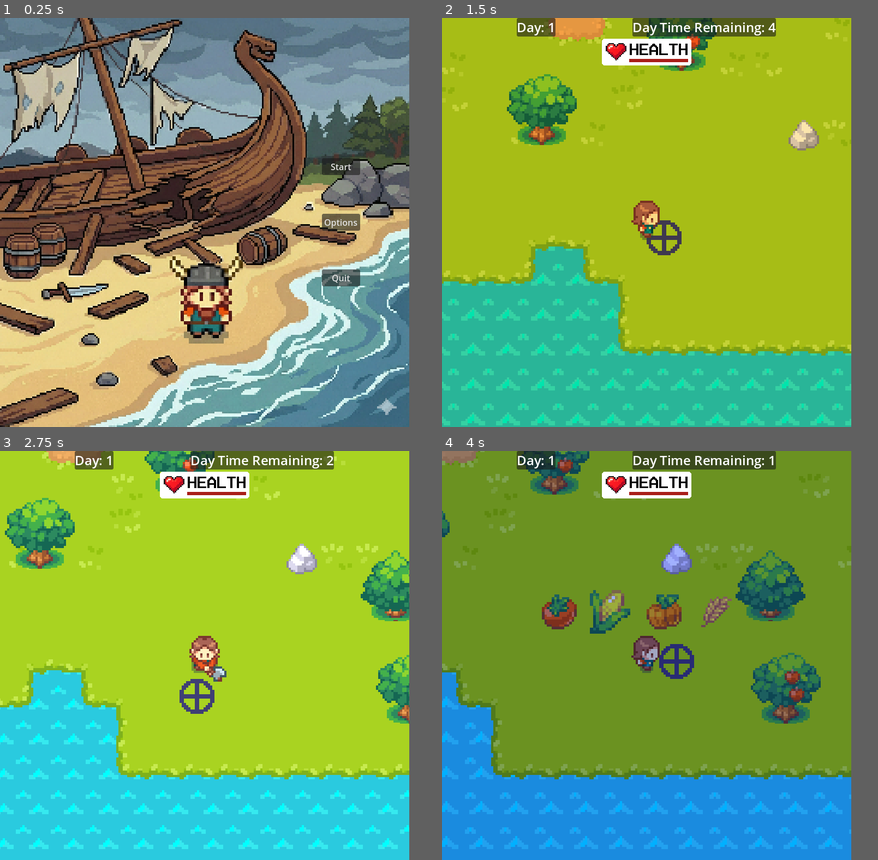
Above: before the commit, frames 1-4 (two rows, left to right).
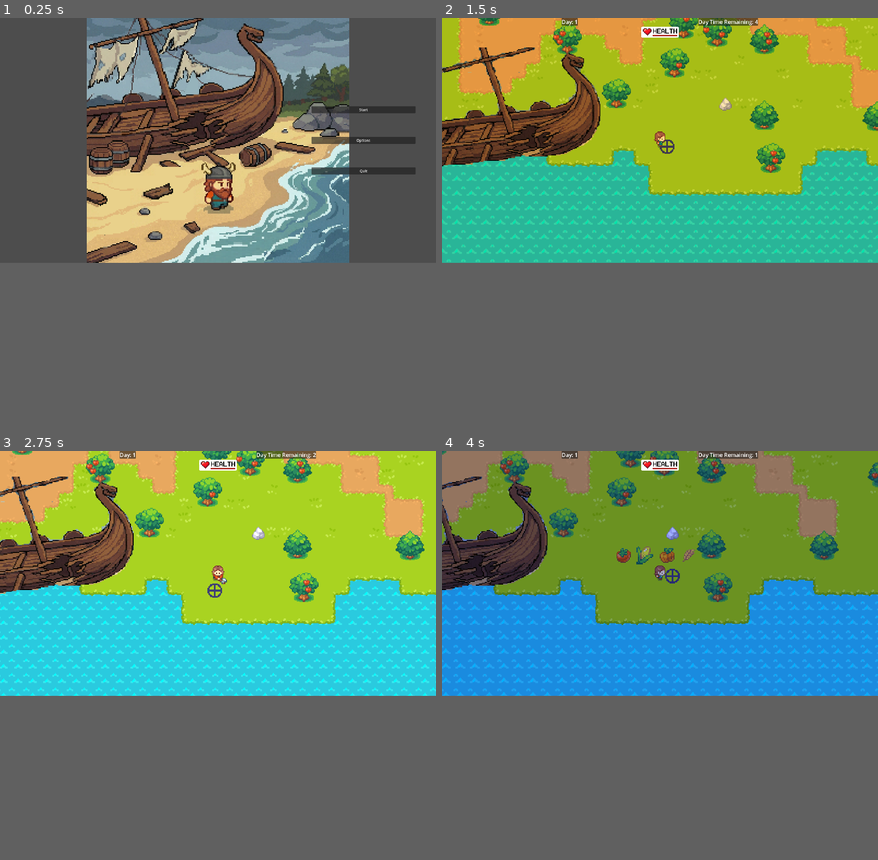
Above: after the commit, the same moments.

Repository: Offshoots/Survival-Game-Test
Game: Godot game, scene res://scenes/ui/main_menu_ui.tscn
Same seed, same stepped clock (60 frames per second), same inputs: the game is played once before the commit and once after it.
Inputs:
- Up to frame 1 (0.25 s): no input
- Up to frame 2 (1.5 s): click "Start" at 0.5 s; hold D (right) from 1.28 s (still down); tap H (Heal) at 1.35 s
- Up to frame 3 (2.75 s): release D (right) at 2.03 s; hold S (down) from 2.03 s (still down); tap Space (action) at 2.1 s
- Up to frame 4 (4 s): release S (down) at 2.78 s; hold D (right) 2.78-3.53 s; tap B (build) at 2.85 s; hold C (seed_forward) from 3.53 s (still down); tap Tab (day_change) at 3.6 s
The window is 750x750 before the commit and 799x449 after it. Grey fills any space a smaller window leaves; there, only what the larger window draws over its background counts as a difference.

The runs differ from the first frame. In frame 1, 75% of the frame differs, in the area x 0-96%, y 0-100%; in frame 2, 57%; in frame 3, 57%; in frame 4, 56%.

Commit message:
1_26_2025
Updated Title screen background pixel art.

Diff:
--- a/project.godot
+++ b/project.godot
@@ -22,8 +22,8 @@
 
 [display]
 
-window/size/viewport_width=750
-window/size/viewport_height=750
+window/size/viewport_width=1920
+window/size/viewport_height=1080
 
 [input]
 
--- a/scenes/characters/blob.tscn
+++ b/scenes/characters/blob.tscn
@@ -144,11 +144,6 @@
 wall_min_slide_angle = 0.0
 script = ExtResource("1_xa0uo")
 
-[node name="Blob" type="Sprite2D" parent="."]
-visible = false
-position = Vector2(361, 10)
-texture = ExtResource("1_n17ut")
-
 [node name="FlashSprite2D" parent="." instance=ExtResource("2_xa0uo")]
 material = SubResource("ShaderMaterial_pjcp6")
 texture = ExtResource("1_n17ut")
--- a/scenes/levels/level.gd
+++ b/scenes/levels/level.gd
@@ -141,7 +141,7 @@
 		new_enemy.position = pos_marker.position
 		#increase the speed of the blobs every day
 		for object in get_tree().get_nodes_in_group('Enemy'):
-			object.normal_speed = 20 + day*5
+			object.normal_speed = 20 + day * 1
 
 
 #Build when 'B' Input map action is pressed (called in process function)
--- a/scenes/levels/level.tscn
+++ b/scenes/levels/level.tscn
@@ -11,6 +11,7 @@
 [ext_resource type="Shader" uid="uid://2dfugyjih0oe" path="res://shaders/circle_transition.gdshader" id="10_rmjfq"]
 [ext_resource type="PackedScene" uid="uid://gxfhn8vu2d0l" path="res://scenes/ui/plant_info_container.tscn" id="11_7pb6i"]
 [ext_resource type="PackedScene" uid="uid://gth410vtrg87" path="res://scenes/ui/inventory_container.tscn" id="12_xfk5q"]
+[ext_resource type="PackedScene" uid="uid://ckuy0b447rmke" path="res://scenes/objects/ship.tscn" id="13_8iyoh"]
 [ext_resource type="PackedScene" uid="uid://dtwtasyc1tvtl" path="res://scenes/ui/main_ui.tscn" id="13_qogh7"]
 
 [sub_resource type="Gradient" id="Gradient_icy5c"]
@@ -1424,6 +1425,9 @@
 one_shot = true
 autostart = true
 
+[node name="Ship" parent="." instance=ExtResource("13_8iyoh")]
+position = Vector2(-42, 695)
+
 [connection signal="diagnose" from="Objects/Player" to="." method="_on_player_diagnose"]
 [connection signal="tool_use" from="Objects/Player" to="." method="_on_player_tool_use"]
 [connection signal="timeout" from="Timers/DayTimer" to="." method="_on_day_timer_timeout"]
--- /dev/null
+++ b/scenes/objects/ship.tscn
@@ -0,0 +1,18 @@
+[gd_scene load_steps=3 format=3 uid="uid://ckuy0b447rmke"]
+
+[ext_resource type="Texture2D" uid="uid://f4dmjyyusobq" path="res://graphics/objects/Test Ship.png" id="1_a4j8e"]
+
+[sub_resource type="CapsuleShape2D" id="CapsuleShape2D_x2d0j"]
+radius = 27.853542
+height = 193.36293
+
+[node name="Ship" type="StaticBody2D"]
+
+[node name="Sprite2D" type="Sprite2D" parent="."]
+position = Vector2(15, -27)
+texture = ExtResource("1_a4j8e")
+
+[node name="CollisionShape2D" type="CollisionShape2D" parent="."]
+position = Vector2(10.999998, 2)
+rotation = 1.3700835
+shape = SubResource("CapsuleShape2D_x2d0j")
--- a/scenes/ui/main_menu_ui.tscn
+++ b/scenes/ui/main_menu_ui.tscn
@@ -1,7 +1,7 @@
 [gd_scene load_steps=3 format=3 uid="uid://djyycmtepngxl"]
 
 [ext_resource type="Script" uid="uid://b481cfo7n566m" path="res://scenes/ui/main_menu_ui.gd" id="1_3bauu"]
-[ext_resource type="Texture2D" uid="uid://br778kxuu7pqi" path="res://graphics/backgrounds/viking shipwreck.png" id="2_b8bkt"]
+[ext_resource type="Texture2D" uid="uid://bxd4nels50f5g" path="res://graphics/backgrounds/Shipwreck Background.png" id="2_3bauu"]
 
 [node name="MainMenuUI" type="Control"]
 layout_mode = 3
@@ -19,7 +19,8 @@
 anchor_bottom = 1.0
 grow_horizontal = 2
 grow_vertical = 2
-texture = ExtResource("2_b8bkt")
+texture = ExtResource("2_3bauu")
+stretch_mode = 5
 
 [node name="MarginContainer" type="MarginContainer" parent="."]
 layout_mode = 1
Binary file added: graphics/backgrounds/Shipwreck Background.png
Not shown, added: graphics/backgrounds/Shipwreck Background.png.import
Binary file added: graphics/backgrounds/Shipwreck scene.png
Not shown, changed: graphics/backgrounds/Shipwreck scene.png.import
Binary file removed: graphics/backgrounds/viking shipwreck.png
Binary file added: graphics/objects/Test Ship.png
Not shown, added: graphics/objects/Test Ship.png.import
Not shown: 1 places in scenes/levels/level.tscn that only renumber resources
